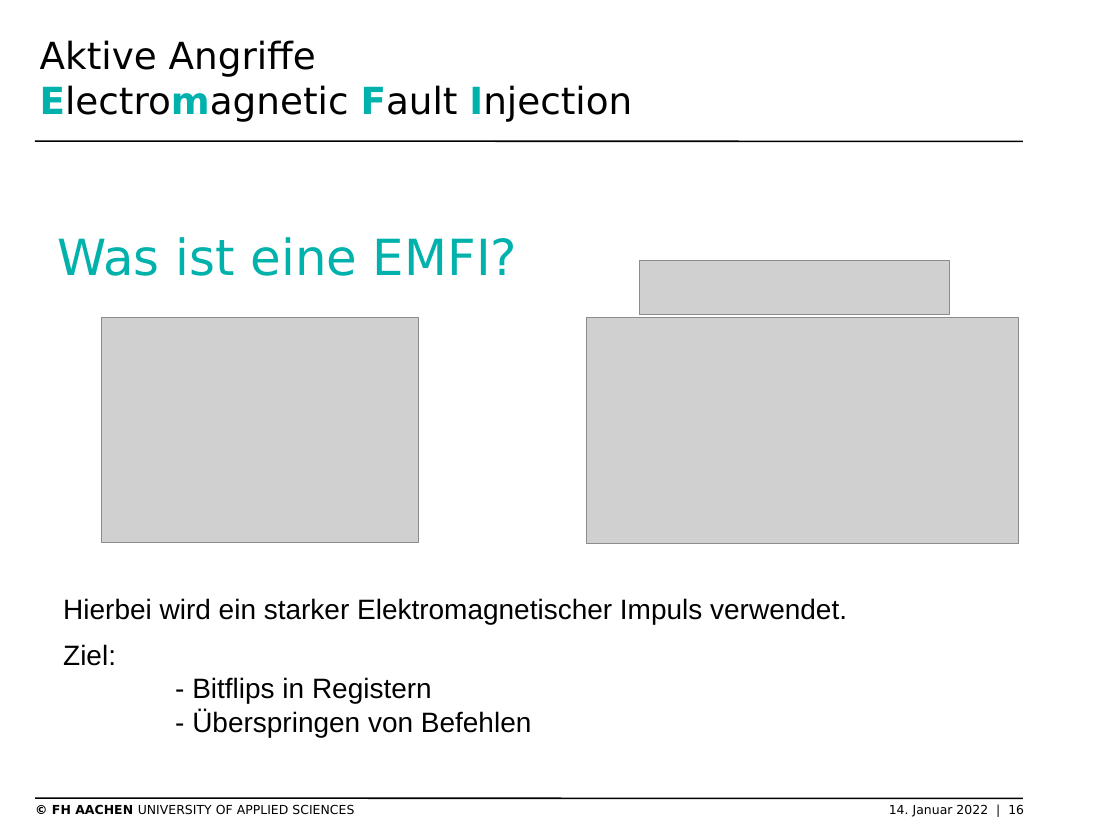
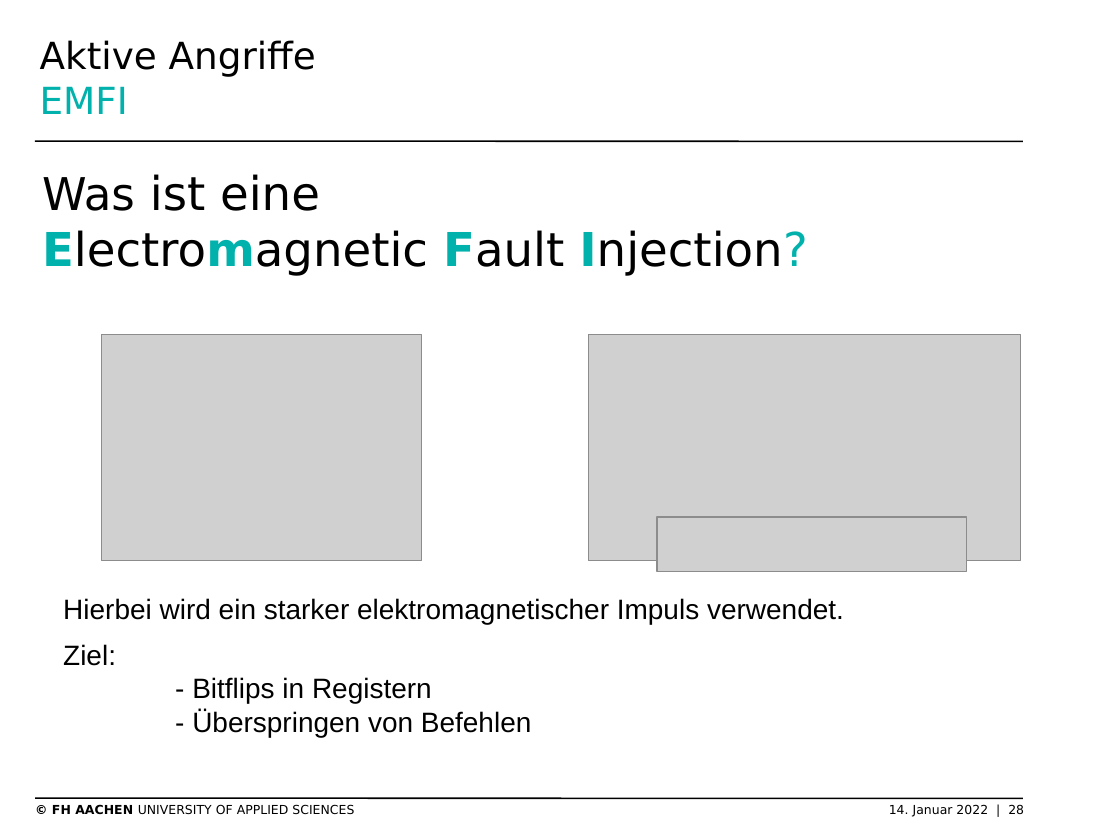
Before and after one commit to SchmickHub/Bachmann---Dahlhaus, a slide deck: slide 28 of Seitenkanal und HSM Folien.pptx (slide 16 before the commit). Drawn at 1120x840 pixels with LibreOffice and Linux fonts; fonts in the diff are those of the drawing; grey boxes stand for pictures; background and template pictures are left out. Boxes give left, top, right and bottom in pixels: in the first picture for what was removed or moved away, otherwise in the second. Text is boxed around its words. In the diff, an @@ line names an element or a change of style, - is before the commit and + after.

```diff
--- a/Seitenkanal und HSM Folien.pptx
+++ b/Seitenkanal und HSM Folien.pptx
@@ title at (40, 40, 316, 114): text changed @@
-Aktive Angriffe
-Electromagnetic Fault Injection
+Aktive Angriffe
+EMFI
@@ text at (42, 174, 807, 276): text changed; size 32 to 30 pt; text colour #00B1AC to #000000 @@
-Was ist eine EMFI?
+Was ist eine
+Electromagnetic Fault Injection?
@@ picture: place and size @@
-picture at (102, 317, 419, 542)
+picture at (102, 334, 422, 560)
@@ picture: place and size @@
-picture at (587, 317, 1019, 543)
+picture at (588, 334, 1020, 560)
@@ picture: place and size @@
-picture at (640, 261, 950, 316)
+picture at (657, 517, 968, 572)
@@ text at (63, 598, 844, 625): text changed @@
-Hierbei wird ein starker Elektromagnetischer Impuls verwendet.
+Hierbei wird ein starker elektromagnetischer Impuls verwendet.
@@ text at (52, 804, 1024, 817): text changed @@
-© FH AACHEN UNIVERSITY OF APPLIED SCIENCES 14. Januar 2022 | 16
+© FH AACHEN UNIVERSITY OF APPLIED SCIENCES 14. Januar 2022 | 28
```
Also in this commit, not shown: 16 other slides changed, 13 slides added.
